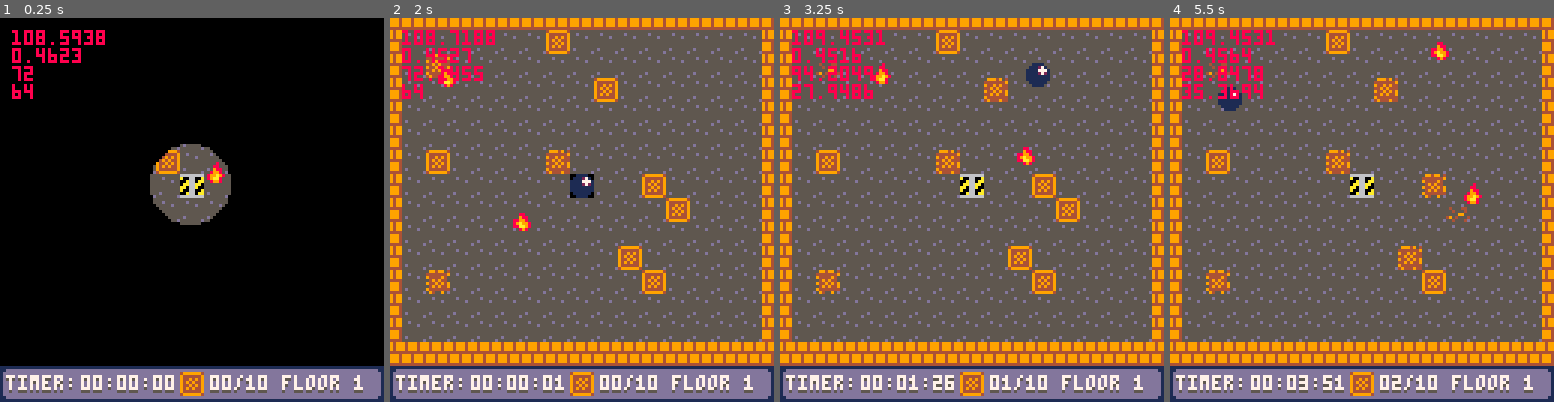
Above: before the commit, frames 1-4 (left to right).
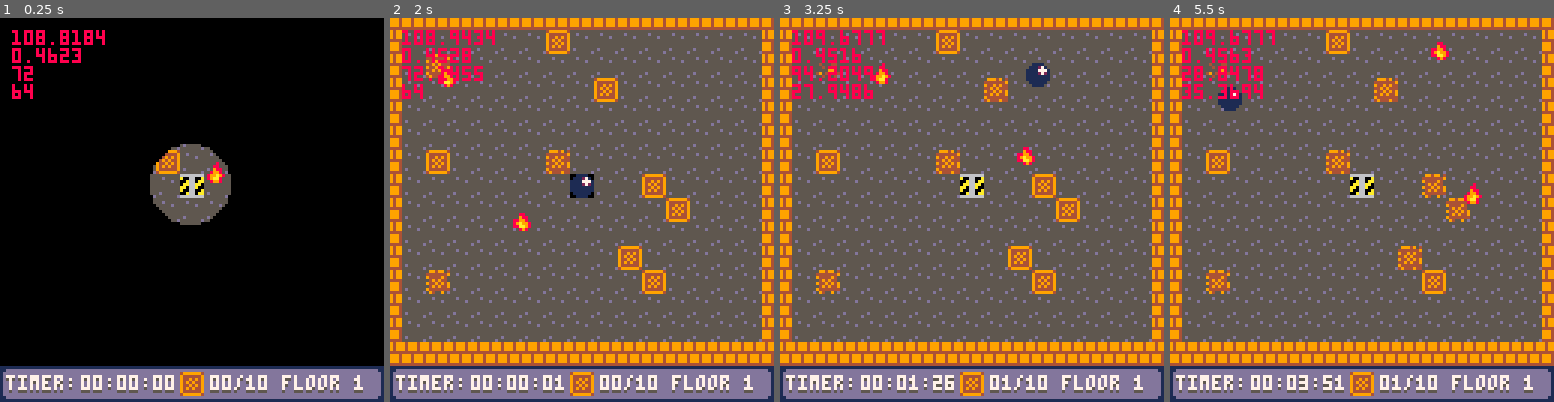
Above: after the commit, the same moments.

Repository: SHKBRD/P8CrateBall
Game: PICO-8 cartridge balltest24.p8
Same seed, same stepped clock (60 frames per second), same inputs: the game is played once before the commit and once after it.
Inputs:
- Up to frame 1 (0.25 s): no input
- Up to frame 2 (2 s): tap X (X key) at 0.33, 1.07, 1.85 s; tap O (Z key) at 0.7, 1.7 s; hold Right from 1.6 s (still down)
- Up to frame 3 (3.25 s): release Right at 2.1 s; tap O (Z key) at 2.1, 2.5, 2.9 s; hold Up 2.15-2.42 s; hold Right 2.47-3.03 s; tap X (X key) at 2.97 s; hold Left from 3.08 s (still down)
- Up to frame 4 (5.5 s): tap O (Z key) every 0.4 s from 3.3 to 5.3 s; release Left at 3.58 s; hold Down 3.63-3.97 s; hold Right 4.02-4.68 s; tap X (X key) at 4.08, 5.2 s; hold Up 4.73-5.03 s; hold Left from 5.08 s (still down)

The runs differ from the first frame. In frame 1, 0.1% of the frame differs, in the area x 15-27%, y 3-8%; in frame 2, 0.2%; in frame 3, 0.1%; in frame 4, 0.5%, in the area x 15-79%, y 3-97%.

Commit message:
fix multiple hits registering if hitting crate diagonally

Diff:
--- a/balltest24.p8
+++ b/balltest24.p8
@@ -501,8 +501,8 @@
 end
 
 function hit_action(a1, a2)
-
 	for player in all(p) do
+		hit_crate = false
 		if a1 == player then
 			hit_res1 = will_physa_hit(a1, a2, false)
 			hit_res2 = will_physa_hit(a1, a2, true)
@@ -547,7 +547,10 @@
 						end
 						--crate
 						if a2.t >= 10 and a2.t <= 13 then
-							crate_damage(a2, a1.blast_mode, true)
+							if not hit_crate then
+								crate_damage(a2, a1.blast_mode, true)
+								hit_crate = true
+							end
 						end
 					end
 				end
